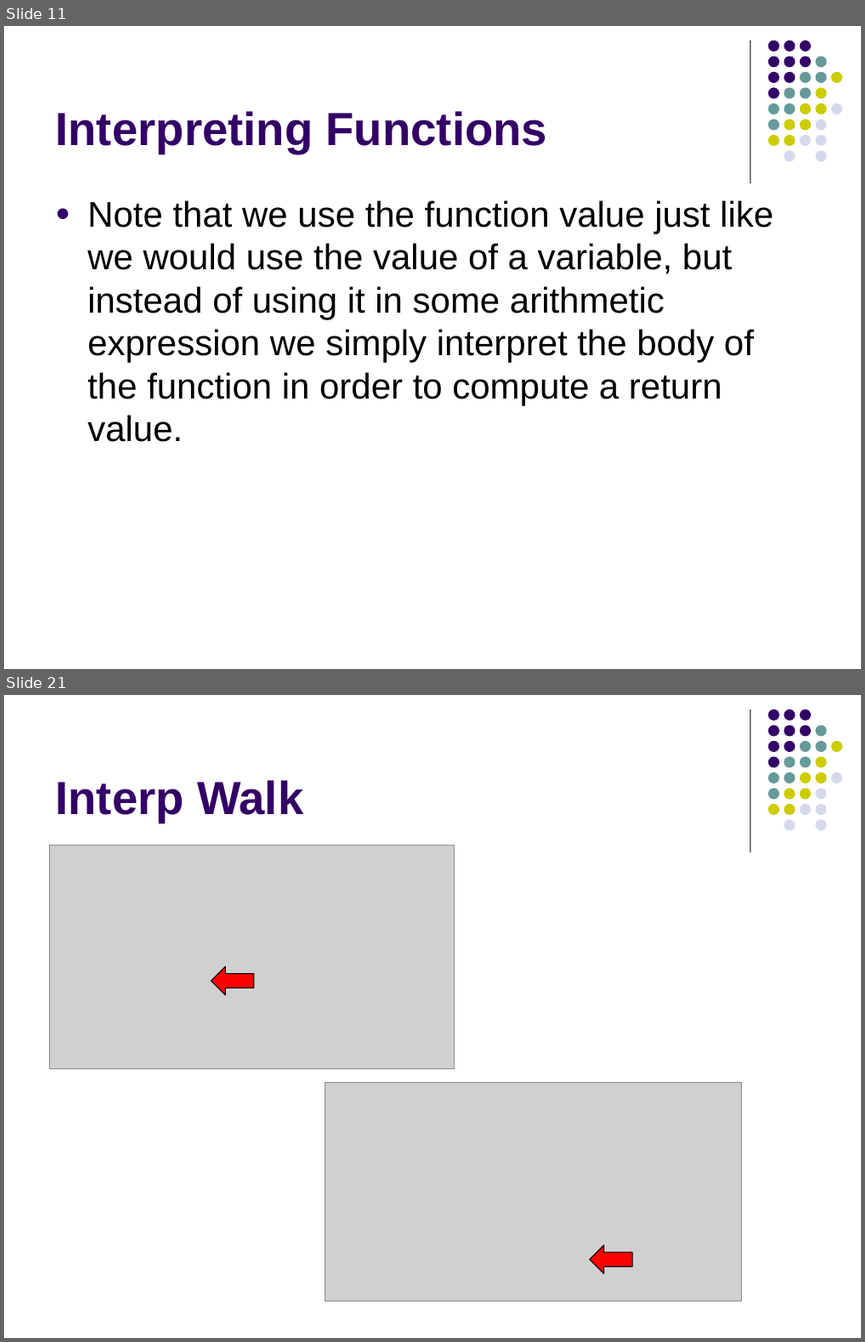
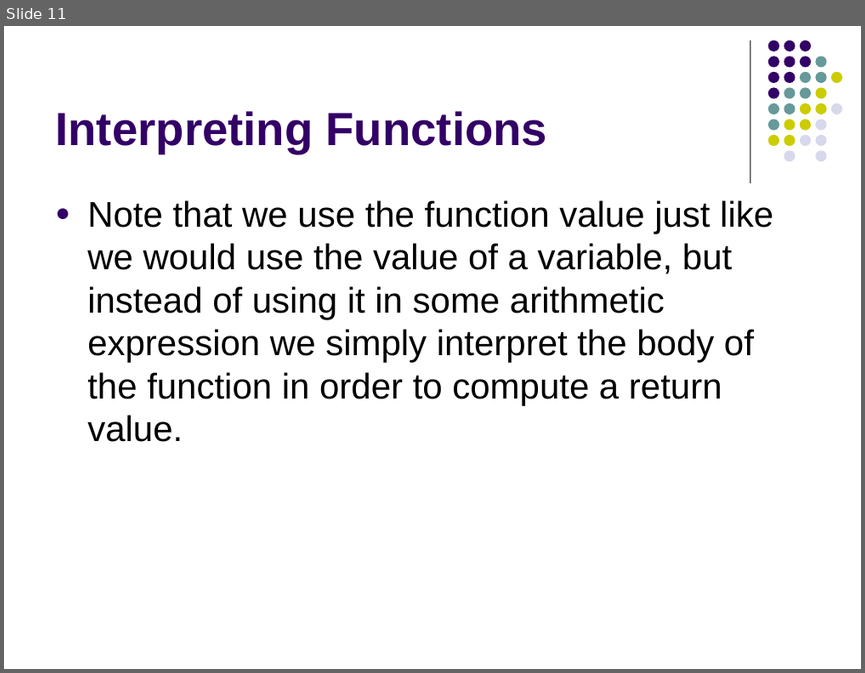
Before and after one commit to lutzhamel/CSC402, a slide deck: notes/csc402-ln013.pptx. Shown one above the other, each under a label of ours: slides 11 and 21 before the commit, slide 11 after it; the slides between them are not shown. The pictures are 865x1342 and 865x673 pixels, drawn with LibreOffice and Linux fonts; fonts in the diff are those of the drawing; grey boxes stand for pictures. Boxes give left, top, right and bottom in pixels: in the first picture for what was removed or moved away, otherwise in the second. Text is boxed around its words. In the diff, an @@ line names an element or a change of style, - is before the commit and + after.

```diff
--- a/notes/csc402-ln013.pptx
+++ b/notes/csc402-ln013.pptx
@@ slide 21 removed at [4, 695, 861, 1338], background #FFFFFF; not listed: 32 template elements that a slide beside it also shows @@
@@ title removed at [55, 780, 303, 823] @@
-Interp Walk
@@ picture removed at [49, 845, 454, 1068] @@
@@ left arrow removed at [211, 967, 254, 995] @@
@@ picture removed at [325, 1083, 741, 1301] @@
@@ left arrow removed at [589, 1245, 632, 1273] @@
```
Also in this commit, not shown: 9 slides changed, 14 slides added, 4 other slides removed, 4 other files.
